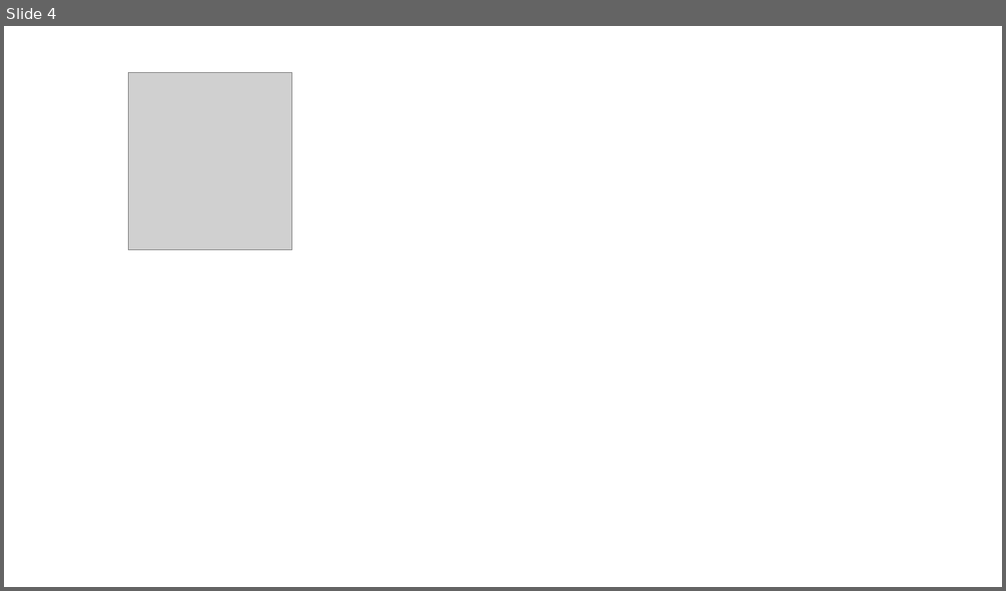
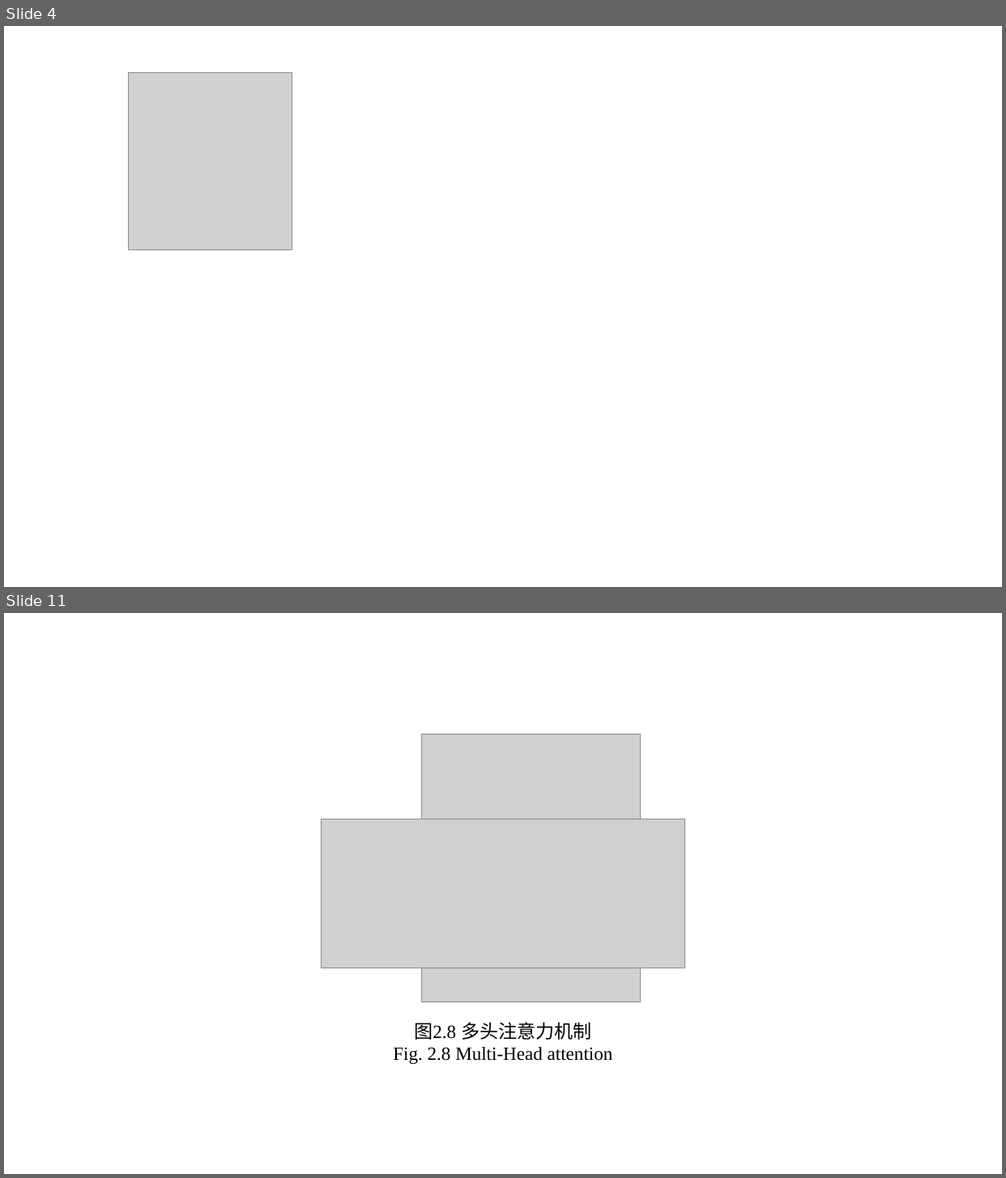
Before and after one commit to Xinghanzzy/GraduationThesis, a slide deck: 毕设图.pptx. Shown one above the other, each under a label of ours: slide 4 before the commit, slides 4 and 11 after it; the slides between them are not shown. The pictures are 1006x591 and 1006x1178 pixels, drawn with LibreOffice and Linux fonts; fonts in the diff are those of the drawing; grey boxes stand for pictures. Boxes give left, top, right and bottom in pixels: in the first picture for what was removed or moved away, otherwise in the second. Text is boxed around its words. In the diff, an @@ line names an element or a change of style, - is before the commit and + after.

```diff
--- a/毕设图.pptx
+++ b/毕设图.pptx
@@ slide 11 added at (4,613,1002,1174), background #FFFFFF @@
@@ picture added at (422,735,641,1003) @@
@@ picture added at (322,820,685,969) @@
@@ text added at (393,1022,613,1064), 18 pt, text #000000 @@
+图2.8 多头注意力机制
+Fig. 2.8 Multi-Head attention
```
Also in this commit, not shown: 1 slide changed, 9 other slides added, 6 other files.
